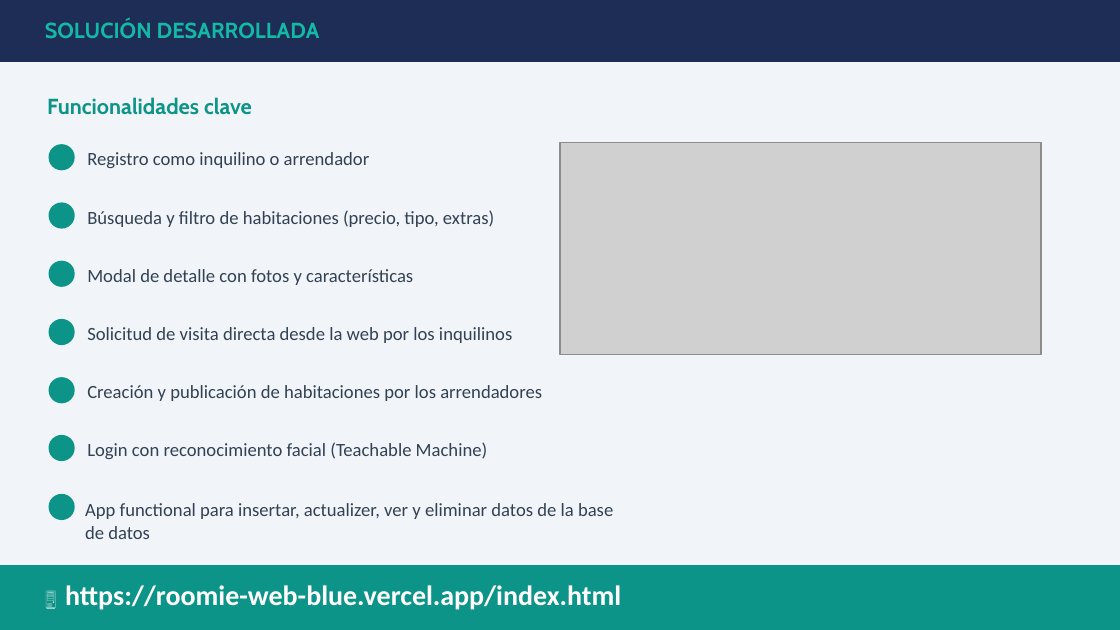
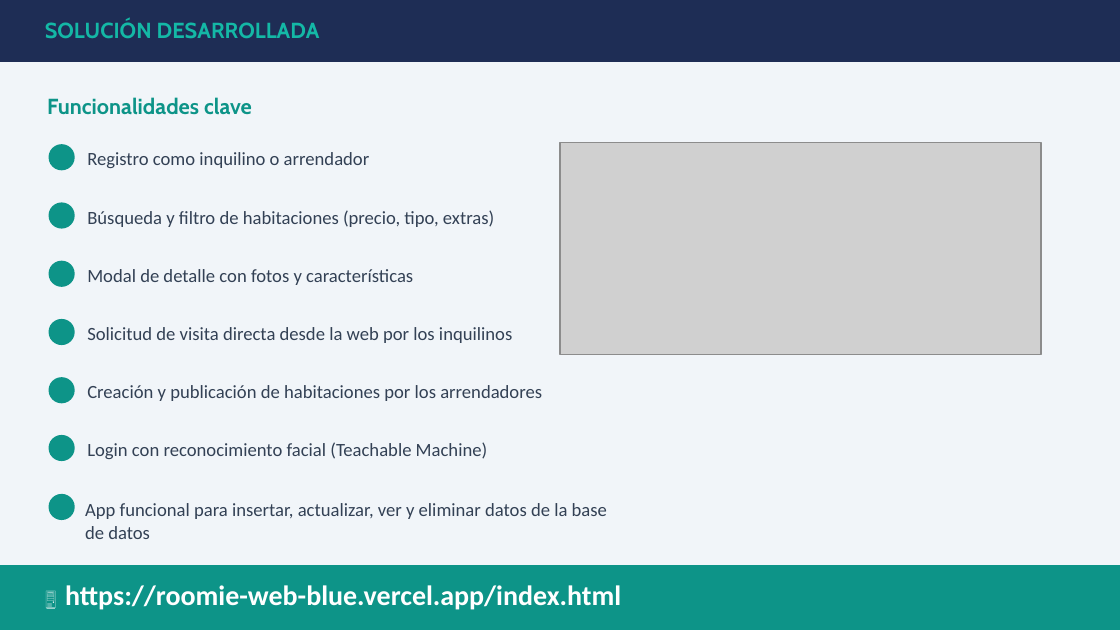
Before and after one commit to Smeagol-chan/Proyecto_Intermodular_1DAM, a slide deck: slide 4 of Roomie_Presentacion.pptx. Drawn at 1120x630 pixels with LibreOffice and Linux fonts; fonts in the diff are those of the drawing; grey boxes stand for pictures. Boxes give left, top, right and bottom in pixels: in the first picture for what was removed or moved away, otherwise in the second. Text is boxed around its words. In the diff, an @@ line names an element or a change of style, - is before the commit and + after.

```diff
--- a/Roomie_Presentacion.pptx
+++ b/Roomie_Presentacion.pptx
@@ text at <box>85,503,607,539</box>: text changed @@
-App functional para insertar, actualizer, ver y eliminar datos de la base de datos
+App funcional para insertar, actualizar, ver y eliminar datos de la base de datos
```
Also in this commit, not shown: 1 other slide changed.
